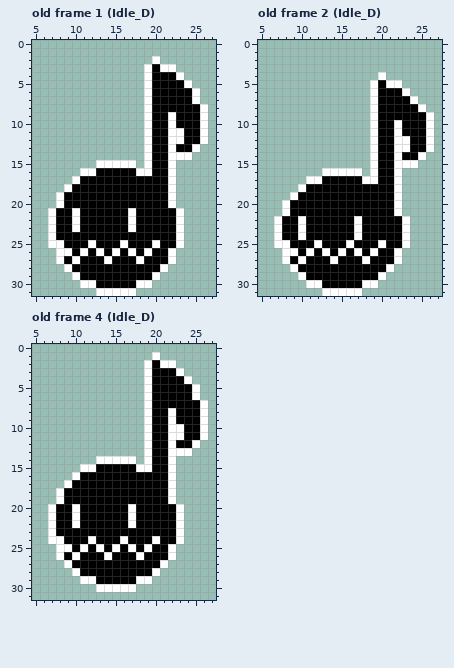
Pixel-art file -- Assets/Sprites/Aseprite/Chompy Boy.aseprite. This is how it looked before the edit.
32x32 pixels, 4 frames. Shown: old frame 1 (Idle_D): x 5..27, y 0..31; old frame 2 (Idle_D): x 5..27, y 0..31; old frame 4 (Idle_D): x 5..27, y 0..31. The commit also changed other frames, which this record leaves out.
The same view after the edit:
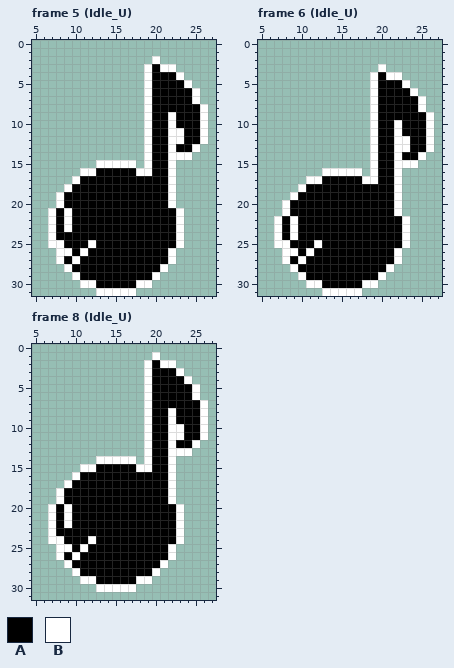
Palette (. is transparent): A #000000  B #ffffff
A new or re-ordered frame is compared with the old frame closest to it.
Log entry: Added back sprite and attack animation for the chompy lad
Difference:
frames 4 -> 26
layer "Layer 2" added
Frame 5 (Idle_U) is new; against old frame 1 (Idle_D), layer "Layer 2":
y 21..23: x 9..10 AB -> BA; x 17 B -> A
y 25: x 16 B -> A; x 20 B -> A
y 26: x 13 B -> A; x 15 B -> A; x 17 B -> A; x 19 B -> A
y 27: x 14 B -> A; x 18 B -> A
Frame 6 (Idle_U) is new; against old frame 2 (Idle_D), layer "Layer 2":
y 3: x 20 . -> B
y 4: x 19..22 .B.. -> BABB
y 5: x 21..23 BB. -> AAB
y 6: x 23..24 B. -> AB
y 7: x 24..25 B. -> AB
y 22..24: x 9..10 AB -> BA; x 17 B -> A
y 25: x 16 B -> A; x 20 B -> A
y 26: x 13 B -> A; x 15 B -> A; x 17 B -> A; x 19 B -> A
y 27: x 14 B -> A; x 18 B -> A
Frame 8 (Idle_U) is new; against old frame 4 (Idle_D), layer "Layer 2":
y 20..22: x 9..10 AB -> BA; x 17 B -> A
y 24: x 16 B -> A; x 20 B -> A
y 25: x 13 B -> A; x 15 B -> A; x 17 B -> A; x 19 B -> A
y 26: x 14 B -> A; x 18 B -> A
Where, in picture pixels (left, top, right, bottom), the same in both pictures:
changed: (64, 208, 160, 264)
changed: (370, 64, 426, 104)
changed: (290, 216, 386, 264)
changed: (64, 504, 160, 560)
